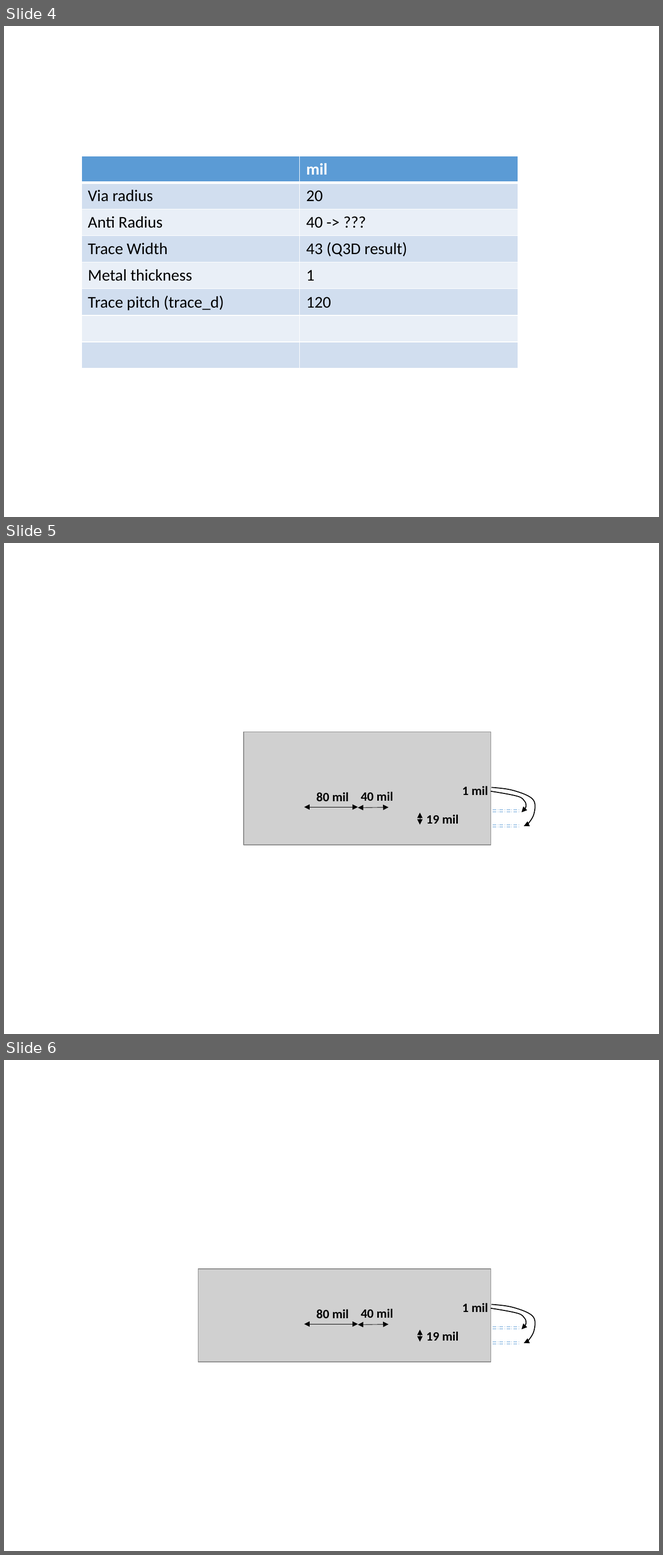
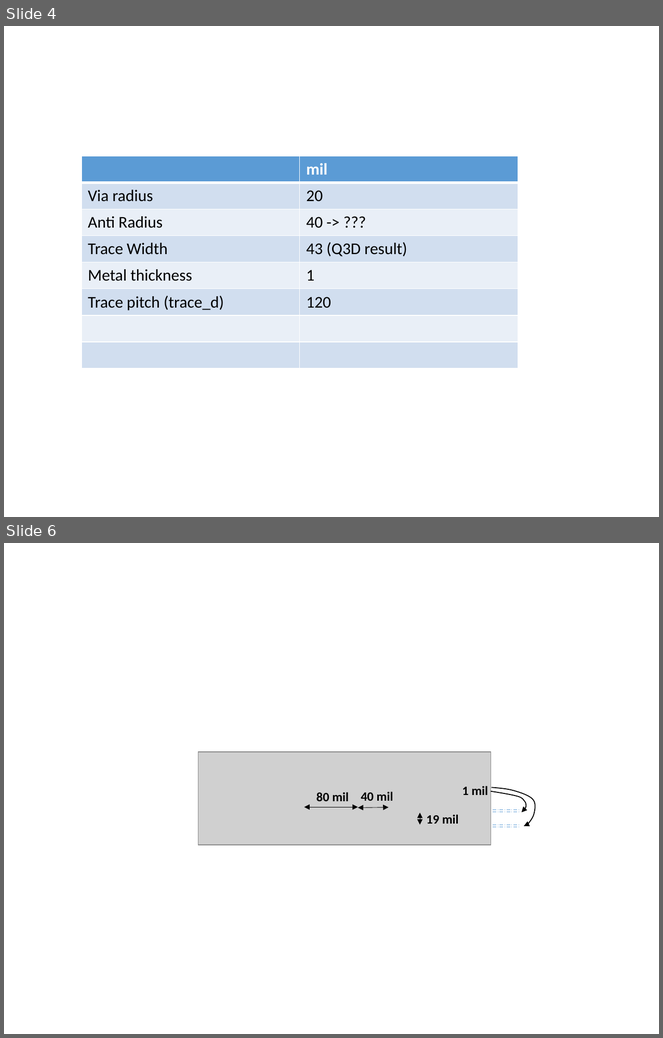
Before and after one commit to cpcqrt/ece546_hssl, a slide deck: latex_report/Design Picture.pptx. Shown one above the other, each under a label of ours: slides 4, 5 and 6 before the commit, slides 4 and 6 after it; the slides between them are not shown. The pictures are 663x1555 and 663x1038 pixels, drawn with LibreOffice and Linux fonts; fonts in the diff are those of the drawing; grey boxes stand for pictures. Boxes give left, top, right and bottom in pixels: in the first picture for what was removed or moved away, otherwise in the second. Text is boxed around its words. In the diff, an @@ line names an element or a change of style, - is before the commit and + after.

```diff
--- a/latex_report/Design Picture.pptx
+++ b/latex_report/Design Picture.pptx
@@ slide 5 removed at (x1=4, y1=543, x2=659, y2=1034), background #FFFFFF @@
@@ group removed at (x1=244, y1=732, x2=535, y2=845): 4 texts, 4 lines, 3 double arrows, 2 freeform shapes, 1 picture @@
-19 mil
-40 mil
-80 mil
-1 mil
```
Also in this commit, not shown: 2 slides added, 6 other files.
